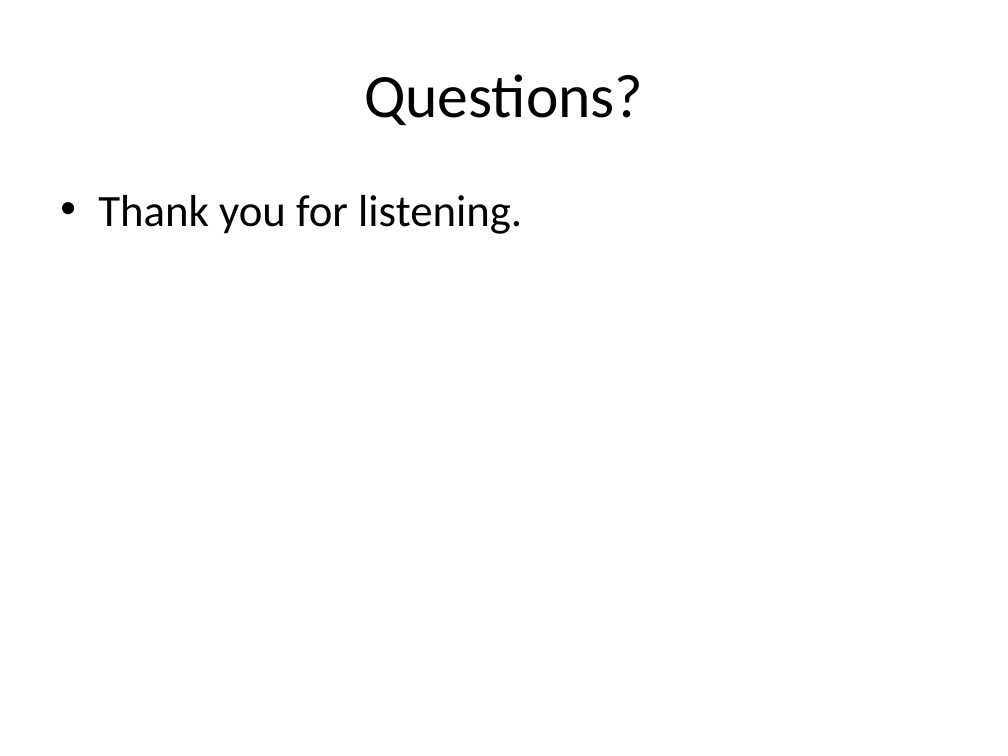
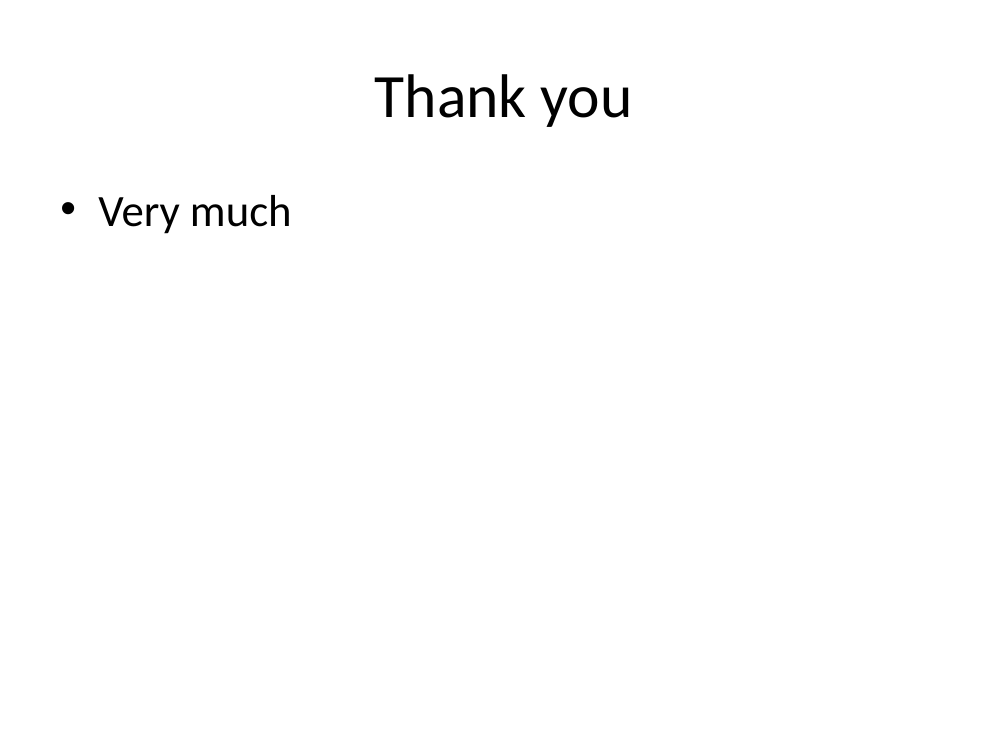
Before and after one commit to canleloglu/worddoc, a slide deck: slide 36 of sunum16Jan.pptx (slide 53 before the commit). Drawn at 1008x756 pixels with LibreOffice and Linux fonts; fonts in the diff are those of the drawing. Boxes give left, top, right and bottom in pixels: in the first picture for what was removed or moved away, otherwise in the second. Text is boxed around its words. In the diff, an @@ line names an element or a change of style, - is before the commit and + after.

```diff
--- a/sunum16Jan.pptx
+++ b/sunum16Jan.pptx
@@ title at <box>375,74,633,127</box>: text changed @@
-Questions?
+Thank you
@@ text at <box>98,195,292,234</box>: text changed @@
-• Thank you for listening.
+• Very much
```
Also in this commit, not shown: 19 other slides changed, 1 slide added, 18 slides removed, 7 other files.
